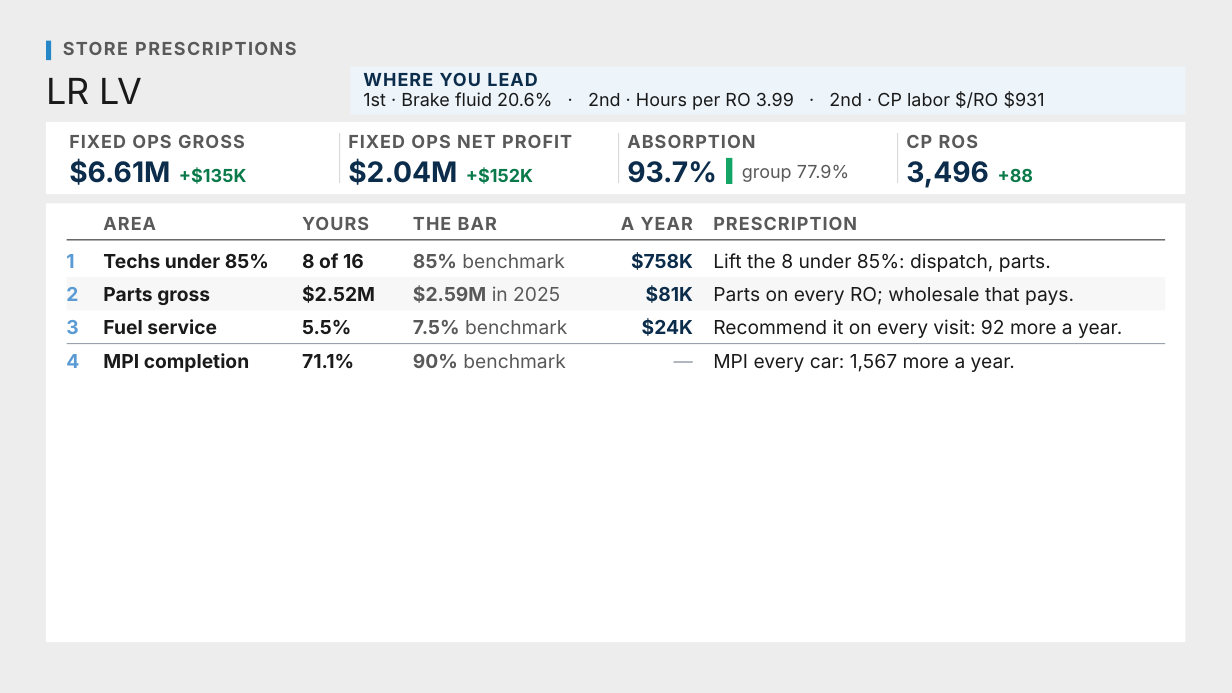
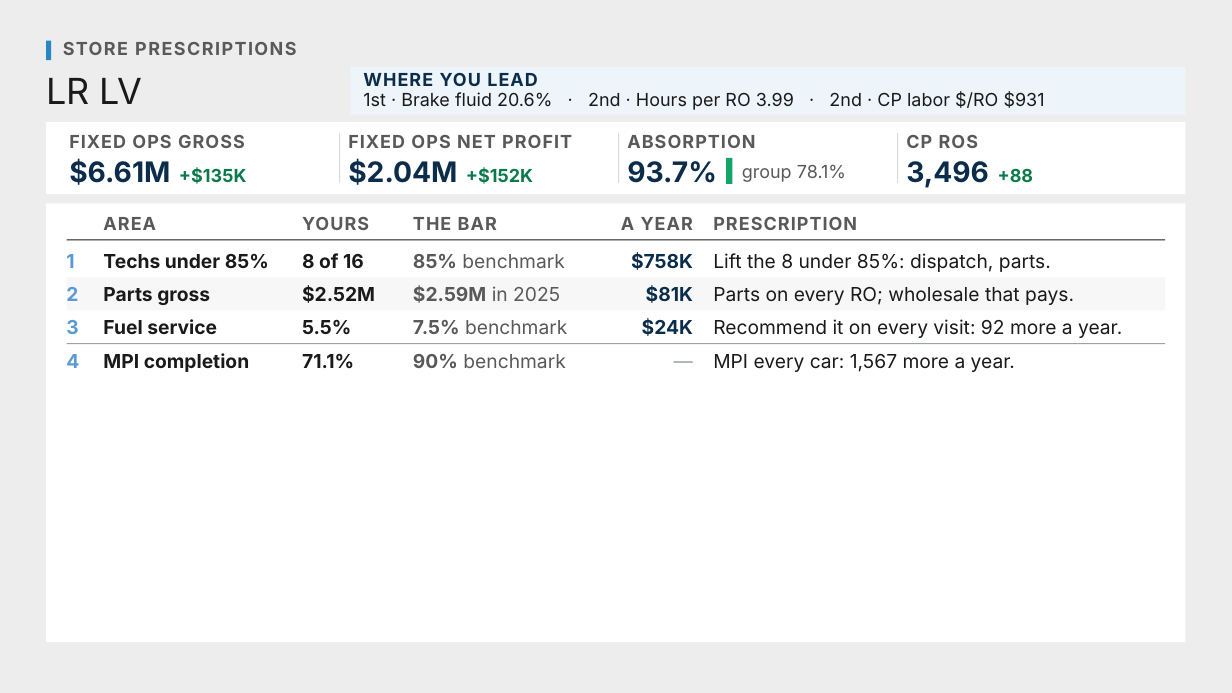
Before and after one commit to Ndresner/Noah, a slide deck: slide 181 of day2-deck/decks/Fixed Ops - Day 2 Example Test Deck.pptx. Drawn at 1232x693 pixels with LibreOffice and Linux fonts; fonts in the diff are those of the drawing. Boxes give left, top, right and bottom in pixels: in the first picture for what was removed or moved away, otherwise in the second. Text is boxed around its words. In the diff, an @@ line names an element or a change of style, - is before the commit and + after.

```diff
--- a/day2-deck/decks/Fixed Ops - Day 2 Example Test Deck.pptx
+++ b/day2-deck/decks/Fixed Ops - Day 2 Example Test Deck.pptx
@@ text at (742, 165, 846, 182): text changed @@
-group 77.9%
+group 78.1%
```
Also in this commit, not shown: 40 other slides changed, 18 other files.
